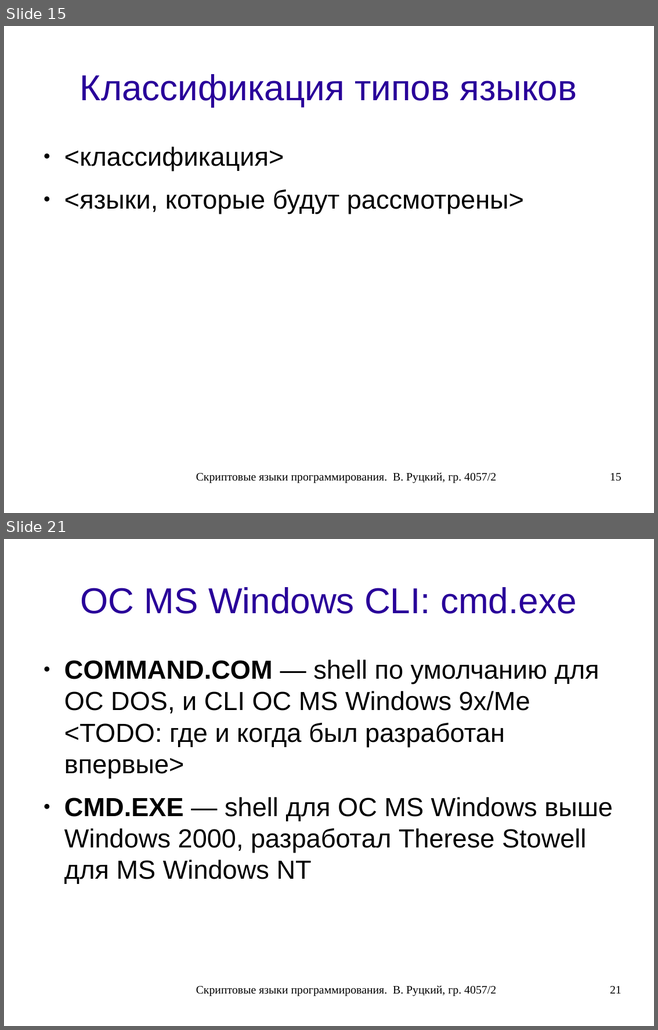
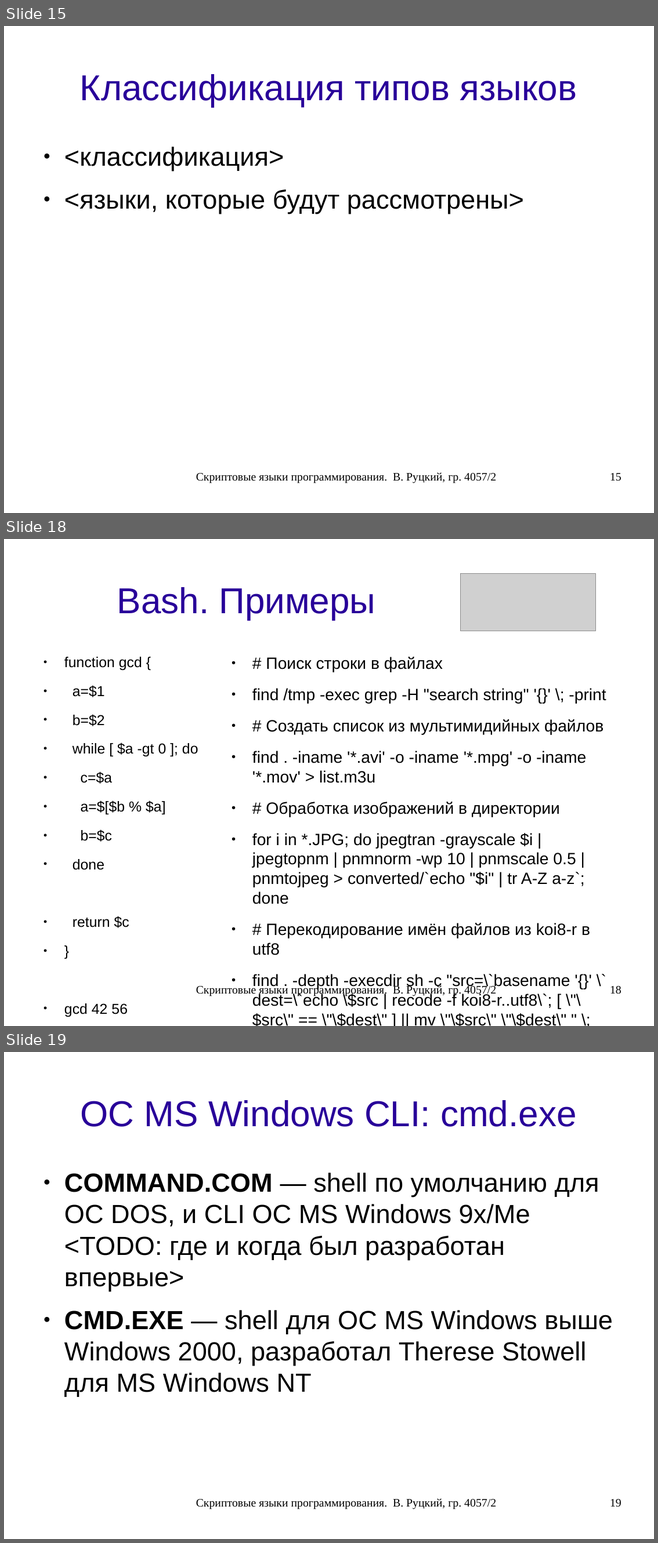
Before and after one commit to rutsky/semester07, a slide deck: Operation_systems/scripting_languages/40572_Rutsky_Scripting_languages.odp. Shown one above the other, each under a label of ours: slides 15 and 21 before the commit, slides 15, 18 and 19 after it; the slides between them are not shown. The pictures are 658x1030 and 658x1543 pixels, drawn with LibreOffice and Linux fonts; fonts in the diff are those of the drawing; grey boxes stand for pictures. Boxes give left, top, right and bottom in pixels: in the first picture for what was removed or moved away, otherwise in the second. Text is boxed around its words. In the diff, an @@ line names an element or a change of style, - is before the commit and + after.

Commit message:
Scripting languages presentation: Bash part.

```diff
--- a/Operation_systems/scripting_languages/40572_Rutsky_Scripting_languages.odp
+++ b/Operation_systems/scripting_languages/40572_Rutsky_Scripting_languages.odp
@@ slide 18 added at (4, 539, 654, 1026), background #FFFFFF @@
@@ title added at (117, 587, 375, 620), 44 pt, text #280099 @@
+Bash. Примеры
@@ picture added at (460, 574, 596, 631) @@
@@ text added at (64, 657, 198, 1017), 17.6 pt, text #000000 @@
+● function gcd {
+● a=$1
+● b=$2
+● while [ $a -gt 0 ]; do
+● c=$a
+● a=$[$b % $a]
+● b=$c
+● done
+● return $c
+● }
+● gcd 42 56
+● echo $?
@@ text added at (252, 657, 605, 1026), 20 pt, text #000000 @@
+● # Поиск строки в файлах
+● find /tmp -exec grep -H "search string" '{}' \; -print
+● # Создать список из мультимидийных файлов
+● find . -iname '*.avi' -o -iname '*.mpg' -o -iname '*.mov' > list.m3u
+● # Обработка изображений в директории
+● for i in *.JPG; do jpegtran -grayscale $i | jpegtopnm | pnmnorm -wp 10 | pnmscale 0.5 | pnmtojpeg > converted/`echo "$i" | tr A-Z a-z`; done
+● # Перекодирование имён файлов из koi8-r в utf8
+● find . -depth -execdir sh -c "src=\`basename '{}' \` dest=\`echo \$src | recode -f koi8-r..utf8\`; [ \"\$src\" == \"\$dest\" ] || mv \"\$src\" \"\$dest\" " \;
@@ text added at (196, 985, 496, 997), 14 pt, text #000000 @@
+Скриптовые языки программирования. В. Руцкий, гр. 4057/2
@@ page number added at (610, 986, 621, 994), 14 pt, text #000000 @@
+18
@@ what was slide 21 is now slide 19 @@
@@ page number at (610, 1499, 621, 1507): text changed @@
-21
+19
```
Also in this commit, not shown: 3 slides changed, 3 slides removed.
